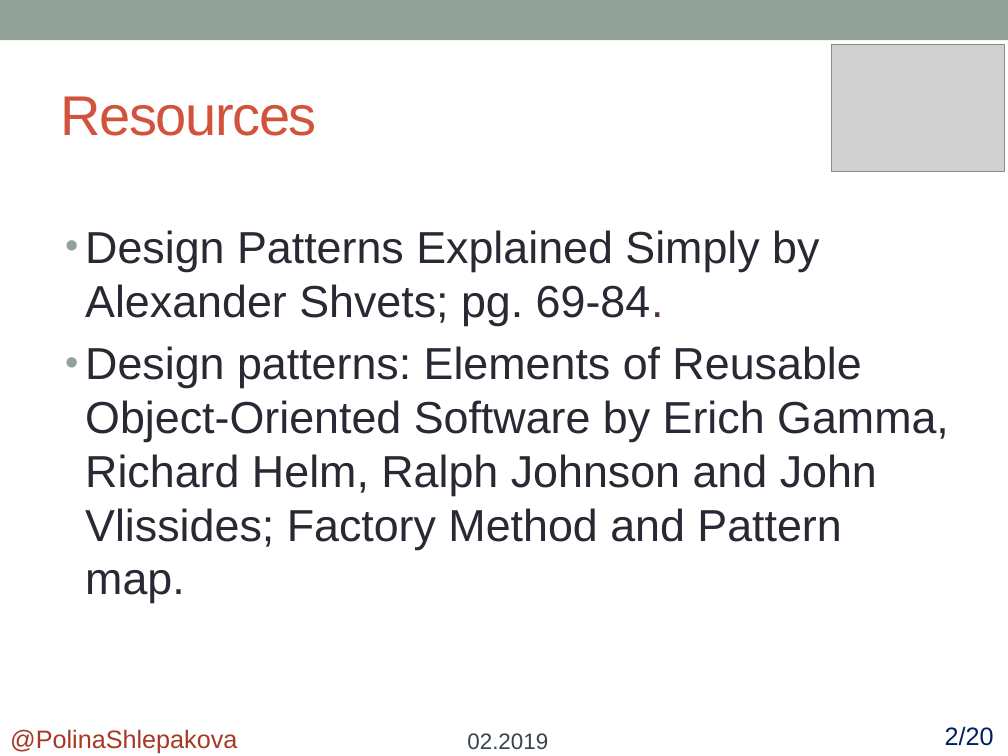
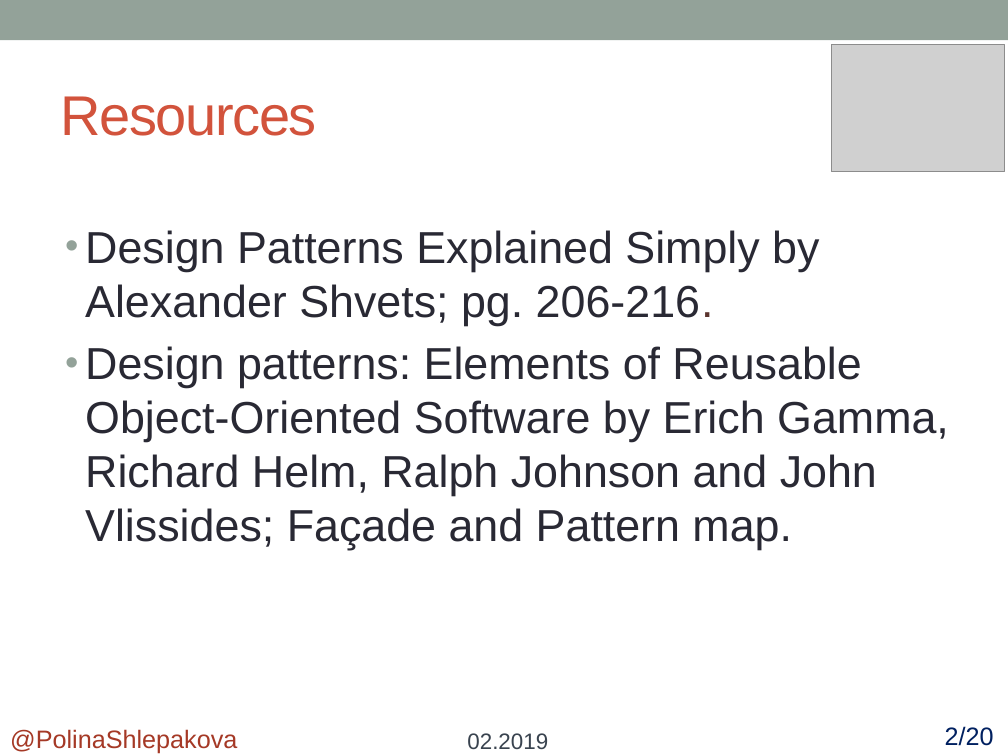
Before and after one commit to polykross/FactoryMethod-Facade, a slide deck: slide 27 of Facade/Presentation/Facade.pptx (slide 21 before the commit). Drawn at 1008x756 pixels with LibreOffice and Linux fonts; fonts in the diff are those of the drawing; grey boxes stand for pictures. Boxes give left, top, right and bottom in pixels: in the first picture for what was removed or moved away, otherwise in the second. Text is boxed around its words. In the diff, an @@ line names an element or a change of style, - is before the commit and + after.

Commit message:
Create the 2nd part of Facade presentation
- applicability
- advantages and disadvanrages
- related patterns
- resources

---
Test:
open Facade/Presentation/Facade.pptx

```diff
--- a/Facade/Presentation/Facade.pptx
+++ b/Facade/Presentation/Facade.pptx
@@ text at box(85, 230, 949, 550): text changed @@
-• Design Patterns Explained Simply by Alexander Shvets; pg. 69-84.
-• Design patterns: Elements of Reusable Object-Oriented Software by Erich Gamma, Richard Helm, Ralph Johnson and John Vlissides; Factory Method and Pattern map.
+• Design Patterns Explained Simply by Alexander Shvets; pg. 206-216.
+• Design patterns: Elements of Reusable Object-Oriented Software by Erich Gamma, Richard Helm, Ralph Johnson and John Vlissides; Façade and Pattern map.
```
Also in this commit, not shown: 2 other slides changed, 17 slides added, 11 slides removed.
